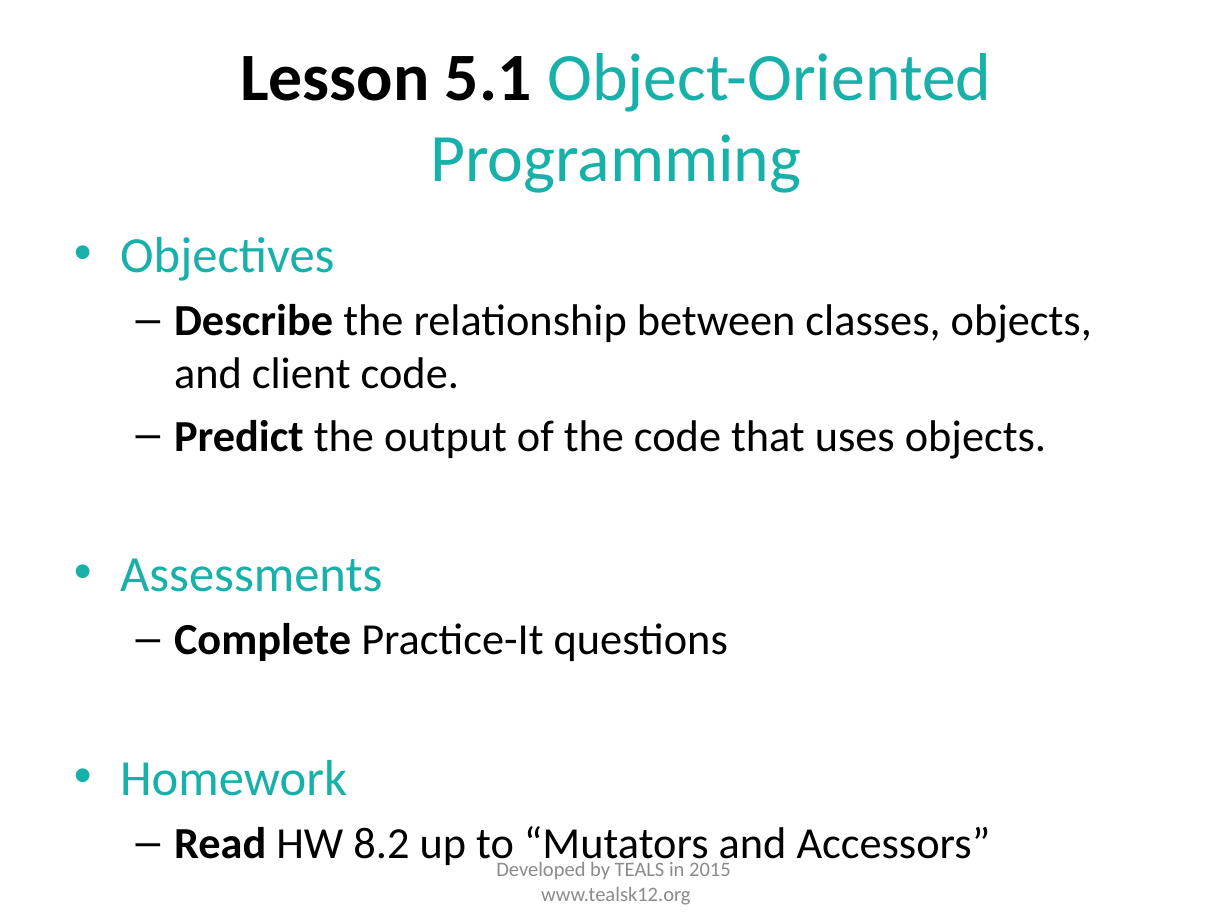
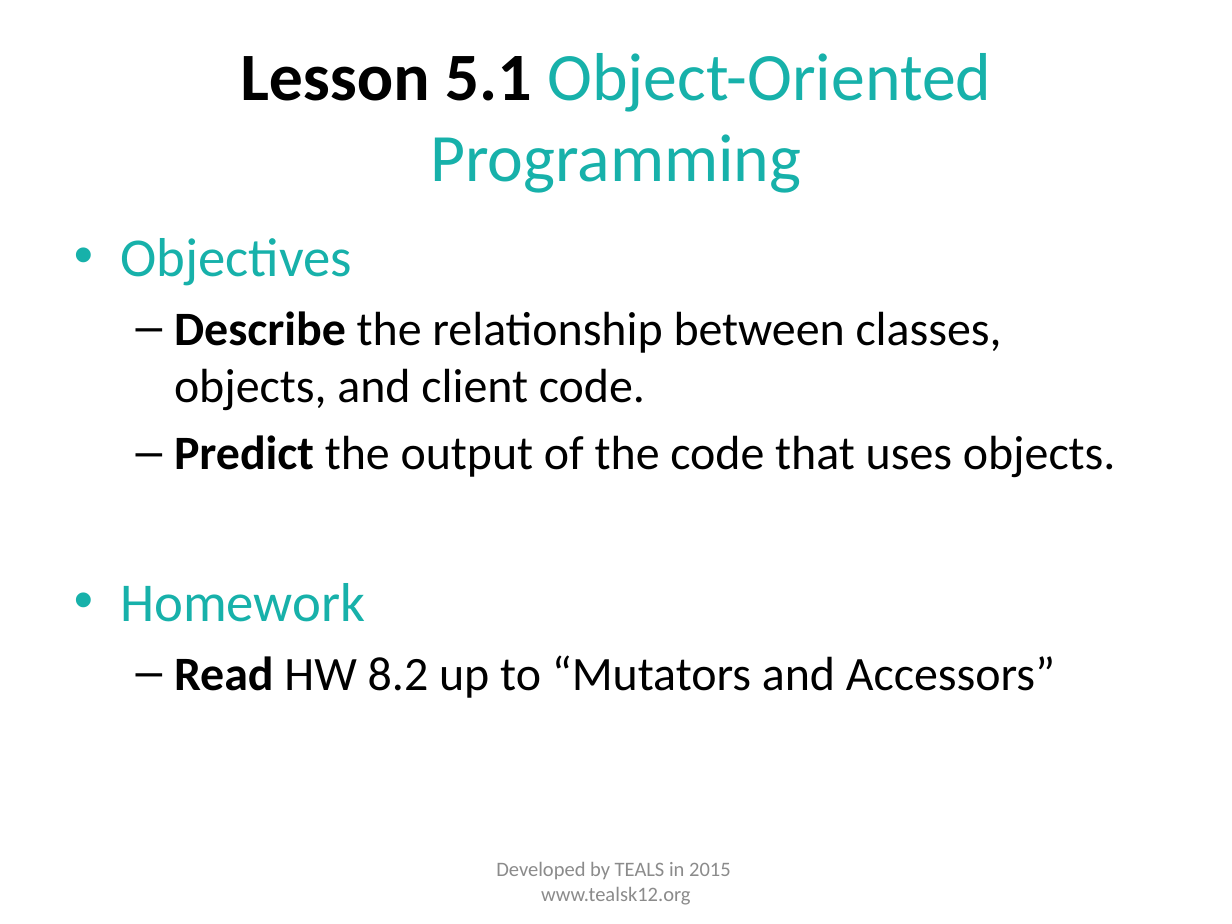
Before and after one commit to TEALSK12/apcsa-public, a slide deck: slide 2 of curriculum/Unit5/Unit 5 Slides.pptx. Drawn at 1232x924 pixels with LibreOffice and Linux fonts; fonts in the diff are those of the drawing. Boxes give left, top, right and bottom in pixels: in the first picture for what was removed or moved away, otherwise in the second. Text is boxed around its words. In the diff, an @@ line names an element or a change of style, - is before the commit and + after.

Commit message:
PPT Updated

```diff
--- a/curriculum/Unit5/Unit 5 Slides.pptx
+++ b/curriculum/Unit5/Unit 5 Slides.pptx
@@ text "Objectives" at [120, 238, 1116, 698]: size 29.6 to 32 pt in "Objectives", "Homework"; size 25.9 to 28 pt in "Describe the relationship between classes, objects, and ...", "Predict the output of the code that ...", "Read HW 8.2 up to “Mutators and ..." @@
@@ text at [120, 558, 728, 661]: paragraphs removed @@
-• Assessments
-  – Complete Practice-It questions
```
Also in this commit, not shown: 1 other slide changed, 12 other files.
